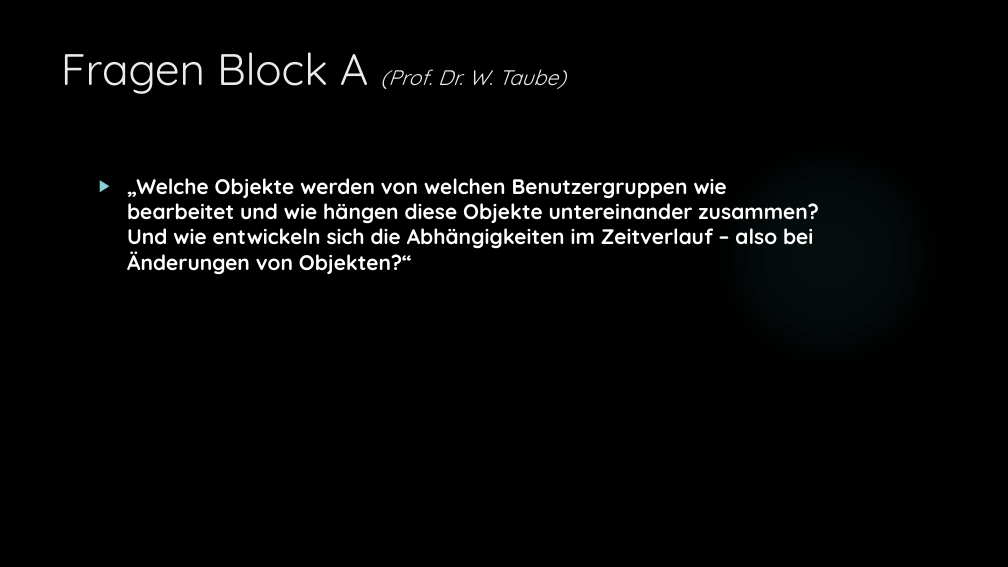
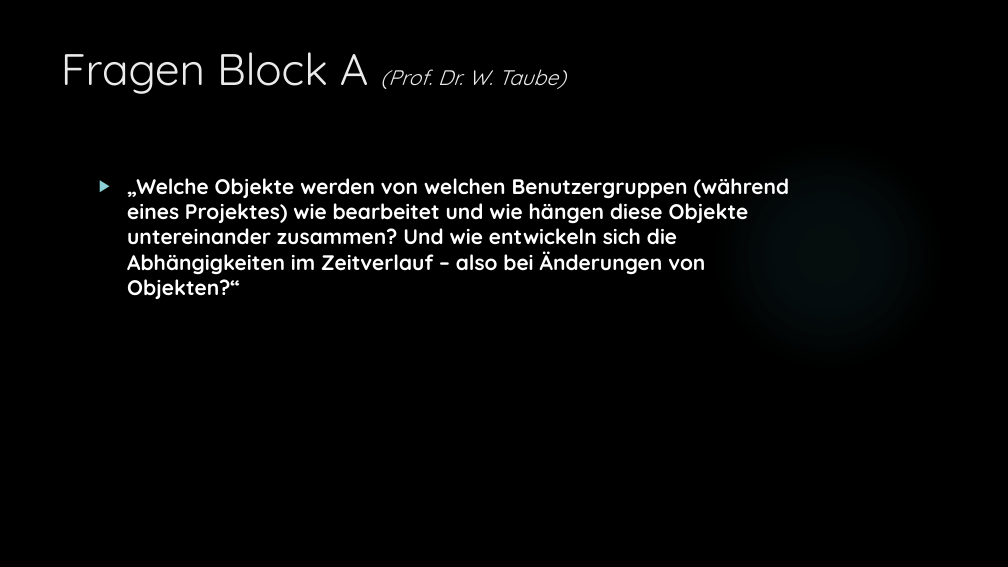
Before and after one commit to dNovel/MasterThesisWS1415, a slide deck: slide 14 of Disputation/Praesentation_DominikSteffen.pptx. Drawn at 1008x567 pixels with LibreOffice and Linux fonts; fonts in the diff are those of the drawing; background and template pictures are left out. Boxes give left, top, right and bottom in pixels: in the first picture for what was removed or moved away, otherwise in the second. Text is boxed around its words. In the diff, an @@ line names an element or a change of style, - is before the commit and + after.

```diff
--- a/Disputation/Praesentation_DominikSteffen.pptx
+++ b/Disputation/Praesentation_DominikSteffen.pptx
@@ text at (127,178,790,299): text changed @@
-▶ „Welche Objekte werden von welchen Benutzergruppen wie bearbeitet und wie hängen diese Objekte untereinander zusammen? Und wie entwickeln sich die Abhängigkeiten im Zeitverlauf – also bei Änderungen von Objekten?“
+▶ „Welche Objekte werden von welchen Benutzergruppen (während eines Projektes) wie bearbeitet und wie hängen diese Objekte untereinander zusammen? Und wie entwickeln sich die Abhängigkeiten im Zeitverlauf – also bei Änderungen von Objekten?“
```
Also in this commit, not shown: 27 other slides changed, 1 slide added, 1 slide removed, 1 other file.
